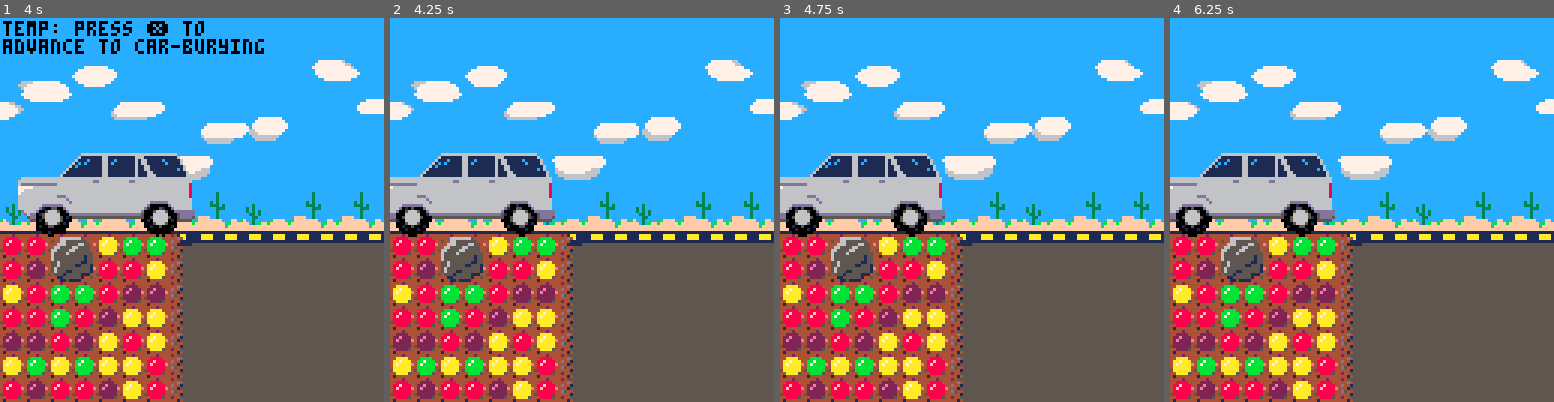
Above: before the commit, frames 1-4 (left to right).
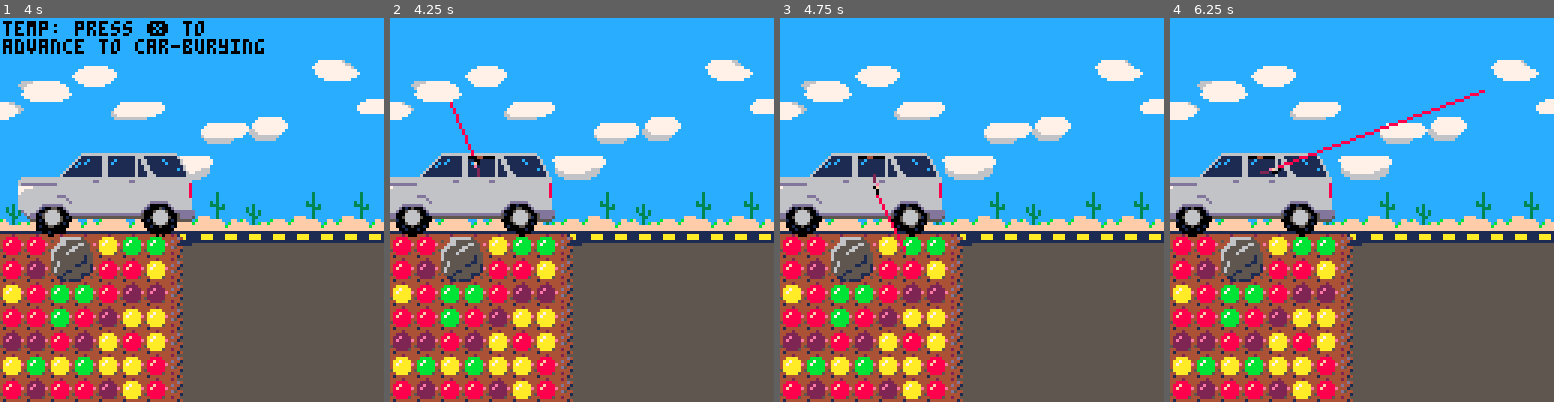
Above: after the commit, the same moments.

Repository: cdwfs/dolan
Game: PICO-8 cartridge dolan.p8
Two runs of this game, one before a commit and one after it. Both use one fixed random seed, a clock stepped at 60 frames per second and the inputs below.
Inputs (mouse positions are in pixels of both pictures, inside the frame that each line leads up to):
- Up to frame 1 (4 s): tap X (X key) at 0.33, 1.07, 1.85, 2.97 s; click (280, 121) at 0.67 s; tap O (Z key) at 0.7, 1.7, 2.1, 2.5, 2.9, 3.3, 3.7 s; click (46, 267) at 1.22 s; hold Right 1.6-2.1 s; click (107, 114) at 1.77 s; hold Up 2.15-2.42 s; click (172, 259) at 2.32 s; hold Right 2.47-3.03 s; click (234, 106) at 2.87 s; hold Left 3.08-3.58 s; click (295, 256) at 3.42 s; hold Down 3.63-3.97 s; click (61, 102) at 3.97 s
- Up to frame 2 (4.25 s): hold Right from 4.02 s (still down); tap X (X key) at 4.08 s; tap O (Z key) at 4.1 s
- Up to frame 3 (4.75 s): tap O (Z key) at 4.5 s; click (902, 248) at 4.52 s; release Right at 4.68 s; hold Up from 4.73 s (still down)
- Up to frame 4 (6.25 s): tap O (Z key) every 0.4 s from 4.9 to 6.1 s; release Up at 5.03 s; click (1354, 94) at 5.07 s; hold Left 5.08-5.68 s; tap X (X key) at 5.2 s; click (1419, 244) at 5.62 s; hold Down 5.73-6.03 s; hold Right from 6.08 s (still down); click (1481, 90) at 6.17 s

Frame 1 is identical in both runs. In frame 2, 0.2% of the frame differs, in the area x 15-28%, y 21-42%; in frame 3, 0.2%; in frame 4, 0.5%, in the area x 20-83%, y 18-41%.

Commit message:
Preliminary Dolan shooting out the window

Diff:
--- a/dolan.p8
+++ b/dolan.p8
@@ -80,8 +80,10 @@
 sid_dirt_pile=65
 sid_walk2_top=64
 sid_walk2_bot={80,96,80,112}
+sid_dolan_head=137
 -- rotating sprite map locations
 m_wheelx,m_wheely,m_wheelw=2,18,2
+m_armx,m_army,m_armw=5,18,2
 -- sprite flags
 sf_rock=0
 -- constants
@@ -1003,6 +1005,9 @@
   diggerx=-8,
   walk_a=anim(sid_walk2_bot,{4,8,4,8}),
   dig_a=anim(sid_digging,4),
+  window_r={30,1,38,1},
+  armx=34,
+  army=7,
  }
  -- determine which grid cells
  -- are occupied by the car.
@@ -1034,7 +1039,14 @@
 
 function cb_update()
  bg_update()
- if not cb.interactive then
+ if cb.interactive then
+  local dx=0
+  if (btnp(⬅️)) dx-=1
+  if (btnp(➡️)) dx+=1
+  cb.cx=clamp(cb.cx+dx,1,cb.w)
+ else
+  -- digger walks in, window rolls down
+  cb.window_r[4]=min(7,cb.window_r[4]+0.125)
   cb.diggerx+=0.5
   if cb.diggerx>=cb.bx-8 then
    cb.interactive=true
@@ -1067,6 +1079,33 @@
       true,0.75)
  spr(sid_car,cb.carx,
      cb.cary,8,3)
+ -- draw car window and dolan
+ clip(cb.carx+cb.window_r[1],
+      cb.cary+cb.window_r[2],
+      1+cb.window_r[3]-cb.window_r[1],
+      1+cb.window_r[4]-cb.window_r[2])
+ rectfill(cb.carx+cb.window_r[1],
+          cb.cary+cb.window_r[2],
+          cb.carx+cb.window_r[3],
+          cb.cary+cb.window_r[4],
+          -16)
+ spr(sid_dolan_head,
+     cb.carx+cb.window_r[1],
+     cb.cary+cb.window_r[2])
+ clip()
+ -- draw dolan arm
+ if cb.interactive then
+  poke(0x5f2d,1) -- mouse
+  local ax,ay=cb.carx+cb.armx,
+              cb.cary+cb.army
+  local mx,my=stat(32),stat(33)
+  local theta=atan2(mx-ax,ay-my)
+  line(ax+7*cos(theta),
+       ay-7*sin(theta),
+       mx,my,8)
+  rspr(ax,ay,theta,
+       m_armx,m_army,m_armw)
+ end
  -- draw dirt pile
  local dsx,dsy=8*(sid_dirt_pile%16),
                8*(sid_dirt_pile\16)
@@ -1085,6 +1124,8 @@
       cb.diggerx,cb.by-8,1,1,true)
  end
  -- debug
+ -- draw cells filled in by car
+ --[[
  for y=1,cb.h do
   local row=cb.grid[y]
   local ry=cb.by+8*y-8
@@ -1095,6 +1136,7 @@
    end
   end
  end
+ --]]
 end
 
 
@@ -1327,14 +1369,14 @@
 0000000000000001010000000000000000000000000000010101000000000000000000000000000000000000000000000000000000000000000000000000000000000000000000000000000000000000000000000000000000000000000000000000000000000000000000000000000000000000000000000000000000000000
 0000000000000000000000000000000000000000000000000000000000000000000000000000000000000000000000000000000000000000000000000000000000000000000000000000000000000000000000000000000000000000000000000000000000000000000000000000000000000000000000000000000000000000
 __map__
-4545454545454544454545454545454545454545454545444545454545454545000000000000000000000000000000000000000000000000000000000000000000000000000000000000000000000000000000000000000000000000000000000000000000000000000000000000000000000000000000000000000000000000
-4541424545454545454445454545434545414245454545454544454545454345000000000000000000000000000000000000000000000000000000000000000000000000000000000000000000000000000000000000000000000000000000000000000000000000000000000000000000000000000000000000000000000000
-4545454545454545454545454545454545454545454545454545454545454545000000000000000000000000000000000000000000000000000000000000000000000000000000000000000000000000000000000000000000000000000000000000000000000000000000000000000000000000000000000000000000000000
-4544454545454142454545434545454545444545454541424545454345454545000000000000000000000000000000000000000000000000000000000000000000000000000000000000000000000000000000000000000000000000000000000000000000000000000000000000000000000000000000000000000000000000
-4545454545454545454545454545454445454545454545454545454545454544000000000000000000000000000000000000000000000000000000000000000000000000000000000000000000000000000000000000000000000000000000000000000000000000000000000000000000000000000000000000000000000000
-4545454545454545454541424545454545454545454545454545414245454545000000000000000000000000000000000000000000000000000000000000000000000000000000000000000000000000000000000000000000000000000000000000000000000000000000000000000000000000000000000000000000000000
-4545434545454545454545454545454545454345454545454545454545454545000000000000000000000000000000000000000000000000000000000000000000000000000000000000000000000000000000000000000000000000000000000000000000000000000000000000000000000000000000000000000000000000
-6162636461626364616261626364616261626364616263646162616263646162000000000000000000000000000000000000000000000000000000000000000000000000000000000000000000000000000000000000000000000000000000000000000000000000000000000000000000000000000000000000000000000000
+0000000000000000000000000000000045454545454545444545454545454545000000000000000000000000000000000000000000000000000000000000000000000000000000000000000000000000000000000000000000000000000000000000000000000000000000000000000000000000000000000000000000000000
+0000000000000000000000000000000045414245454545454544454545454345000000000000000000000000000000000000000000000000000000000000000000000000000000000000000000000000000000000000000000000000000000000000000000000000000000000000000000000000000000000000000000000000
+0000000000000000000000000000000045454545454545454545454545454545000000000000000000000000000000000000000000000000000000000000000000000000000000000000000000000000000000000000000000000000000000000000000000000000000000000000000000000000000000000000000000000000
+0000000000000000000000000000000045444545454541424545454345454545000000000000000000000000000000000000000000000000000000000000000000000000000000000000000000000000000000000000000000000000000000000000000000000000000000000000000000000000000000000000000000000000
+0000000000000000000000000000000045454545454545454545454545454544000000000000000000000000000000000000000000000000000000000000000000000000000000000000000000000000000000000000000000000000000000000000000000000000000000000000000000000000000000000000000000000000
+0000000000000000000000000000000045454545454545454545414245454545000000000000000000000000000000000000000000000000000000000000000000000000000000000000000000000000000000000000000000000000000000000000000000000000000000000000000000000000000000000000000000000000
+0000000000000000000000000000000045454345454545454545454545454545000000000000000000000000000000000000000000000000000000000000000000000000000000000000000000000000000000000000000000000000000000000000000000000000000000000000000000000000000000000000000000000000
+0000000000000000000000000000000061626364616263646162616263646162000000000000000000000000000000000000000000000000000000000000000000000000000000000000000000000000000000000000000000000000000000000000000000000000000000000000000000000000000000000000000000000000
 7172737471727374717271727374717271727374717273747172717273747172000000000000000000000000000000000000000000000000000000000000000000000000000000000000000000000000000000000000000000000000000000000000000000000000000000000000000000000000000000000000000000000000
 29291a0606060606060606060639292929292929292929292929292929292929000000000000000000000000000000000000000000000000000000000000000000000000000000000000000000000000000000000000000000000000000000000000000000000000000000000000000000000000000000000000000000000000
 2626160606060606060606060636262626262626262626262626262626262626000000000000000000000000000000000000000000000000000000000000000000000000000000000000000000000000000000000000000000000000000000000000000000000000000000000000000000000000000000000000000000000000
@@ -1344,17 +1386,17 @@
 2626160606060606060606060636262626262626262626262626262626262626000000000000000000000000000000000000000000000000000000000000000000000000000000000000000000000000000000000000000000000000000000000000000000000000000000000000000000000000000000000000000000000000
 2626160606060606060606060636262626262626262626262626262626262626000000000000000000000000000000000000000000000000000000000000000000000000000000000000000000000000000000000000000000000000000000000000000000000000000000000000000000000000000000000000000000000000
 0000000000000000000000000000000000000000000000000000000000000000000000000000000000000000000000000000000000000000000000000000000000000000000000000000000000000000000000000000000000000000000000000000000000000000000000000000000000000000000000000000000000000000
-008b8c0000000000000000000000000000000000000000000000000000000000000000000000000000000000000000000000000000000000000000000000000000000000000000000000000000000000000000000000000000000000000000000000000000000000000000000000000000000000000000000000000000000000
-009b9c0000000000000000000000000000000000000000000000000000000000000000000000000000000000000000000000000000000000000000000000000000000000000000000000000000000000000000000000000000000000000000000000000000000000000000000000000000000000000000000000000000000000
-…(12 lines of a section not shown)…
+008b8c0000990000000000000000000000000000000000000000000000000000000000000000000000000000000000000000000000000000000000000000000000000000000000000000000000000000000000000000000000000000000000000000000000000000000000000000000000000000000000000000000000000000
+009b9c0000a90000000000000000000000000000000000000000000000000000000000000000000000000000000000000000000000000000000000000000000000000000000000000000000000000000000000000000000000000000000000000000000000000000000000000000000000000000000000000000000000000000
+…(12 lines of a section not shown)…
Not shown, changed: 32 lines of the sprite sheet (__gfx__) section of dolan.p8
